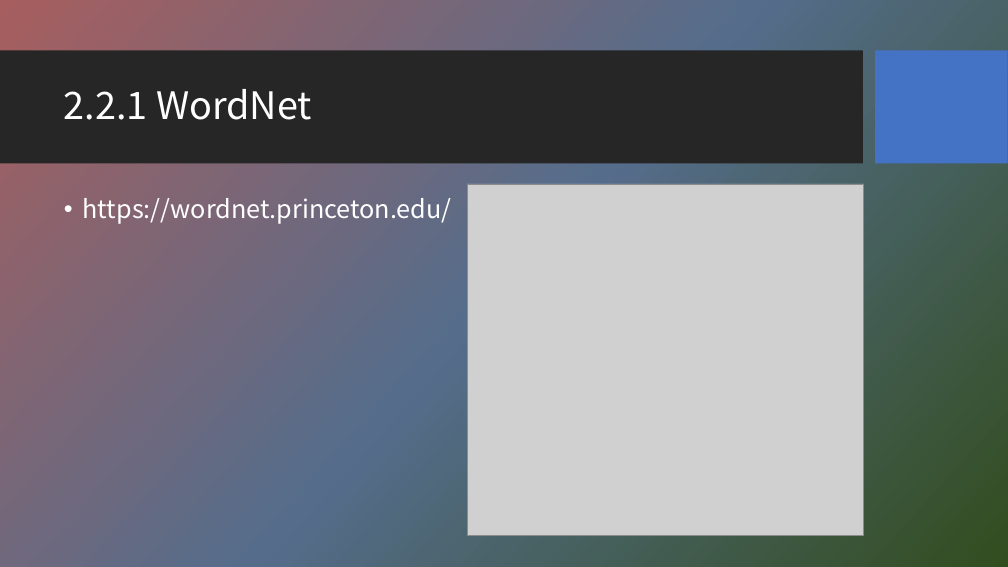
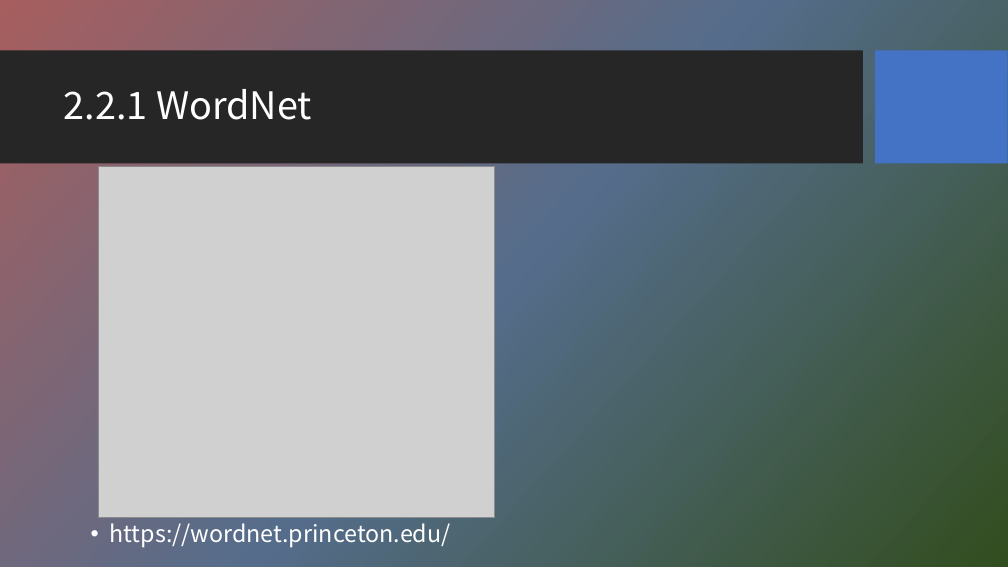
Before and after one commit to HBU/NLP_PPT, a slide deck: slide 19 of PPT-2020/ch02 语料库与词汇知识库.pptx (slide 15 before the commit). Drawn at 1008x567 pixels with LibreOffice and Linux fonts; fonts in the diff are those of the drawing; grey boxes stand for pictures; background and template pictures are left out. Boxes give left, top, right and bottom in pixels: in the first picture for what was removed or moved away, otherwise in the second. Text is boxed around its words. In the diff, an @@ line names an element or a change of style, - is before the commit and + after.

```diff
--- a/PPT-2020/ch02 语料库与词汇知识库.pptx
+++ b/PPT-2020/ch02 语料库与词汇知识库.pptx
@@ picture: place and size @@
-picture at [467, 184, 864, 535]
+picture at [98, 166, 495, 518]
@@ text "https://wordnet.princeton.edu/": place and size @@
-text "https://wordnet.princeton.edu/" at [83, 198, 452, 224]
+text "https://wordnet.princeton.edu/" at [110, 523, 451, 548]
@@ text "https://wordnet.princeton.edu/" at [110, 523, 451, 548]: size 24 to 22.2 pt; line spacing 0.9 to 0.8 @@
```
Also in this commit, not shown: 5 other slides changed, 9 slides added, 5 slides removed, 28 other files.
